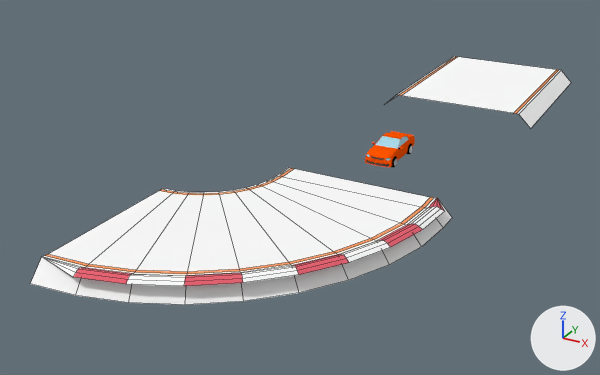
The Blender file Blender/racetrack/racetrack.blend: old version first, new version second.
One viewpoint serves both versions: a camera (50 mm lens) standing at (38.8, -92.6, 40.4) and looking at (-11.3, -1.7, -5.1). Lighting does not change. The marker at lower right points along +X, +Y and +Z. Mesh edges are drawn as thin lines on the coarser meshes.

Names of what the first picture shows: 'Car', 'Curve', 'Straight'.
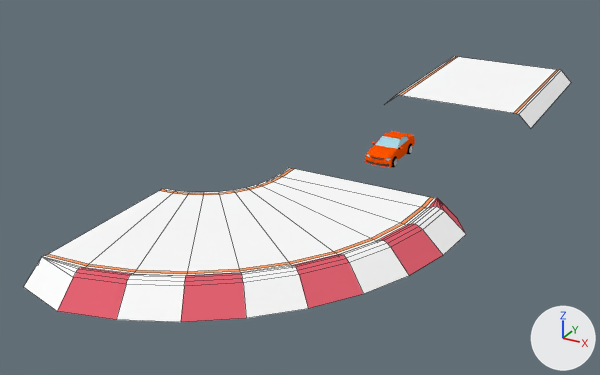
Edits to the bpy script that builds the scene:
```text
Change me_plane:
    used by ob_curve; location = (-20.0, -7.0, 0.0); rotation_euler = (0.0, 0.0, 3.142), in degrees (0, 0, 180); scale = (9.99, 9.99, 9.99)
    remove me_plane.from_pydata(...)  # 212 vertices, 190 faces; spans x -3.2..0.0, y 0.0..3.5, z -0.2..0.04
    add me_plane.from_pydata(...)  # 278 vertices, 250 faces; spans x -3.48..0.0, y 0.0..3.75, z -0.2..0.04
    me_plane part 1
    66 vertices are added at x -3.48..0.0, y 0.0..3.75, z -0.2..0.01
    30 new faces join them, mat_road (white #ffffff)
    30 new faces join them, mat_curve (red #e76574)
```

Where the change shows, as pixel boxes (x1, y1, x2, y2) in the pictures (600 x 375 px):
'Curve', reshaped (12% taller)
    before: (30, 168, 452, 305)
    after: (24, 168, 466, 322)
part 1 of me_plane, added
    after: (24, 199, 466, 322)
